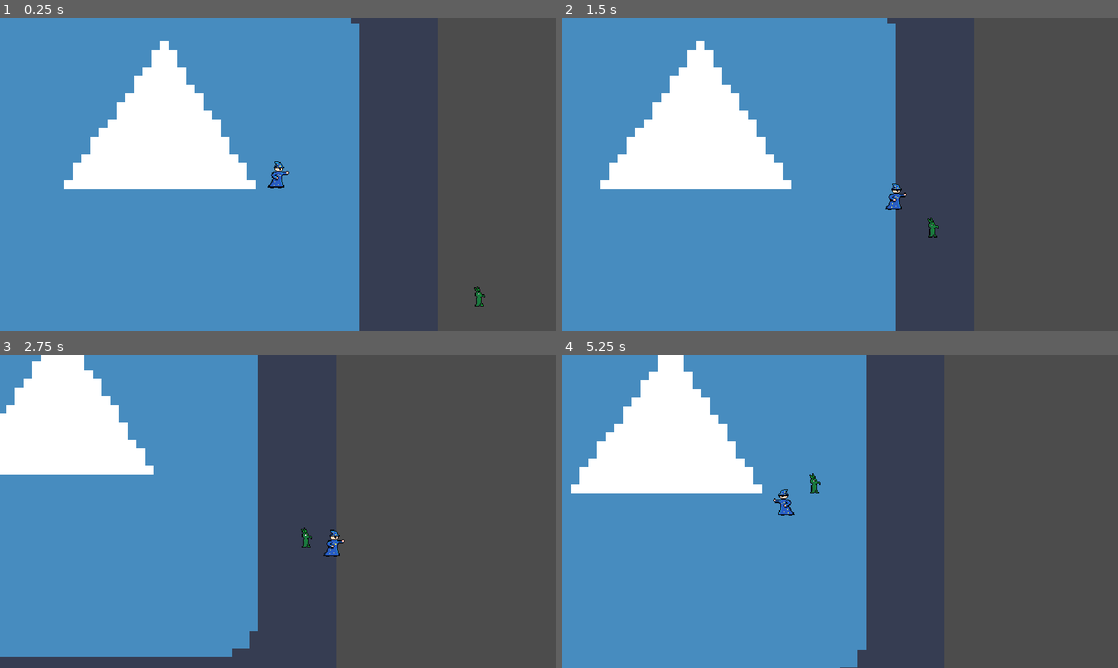
Above: before the commit, frames 1-4 (two rows, left to right).
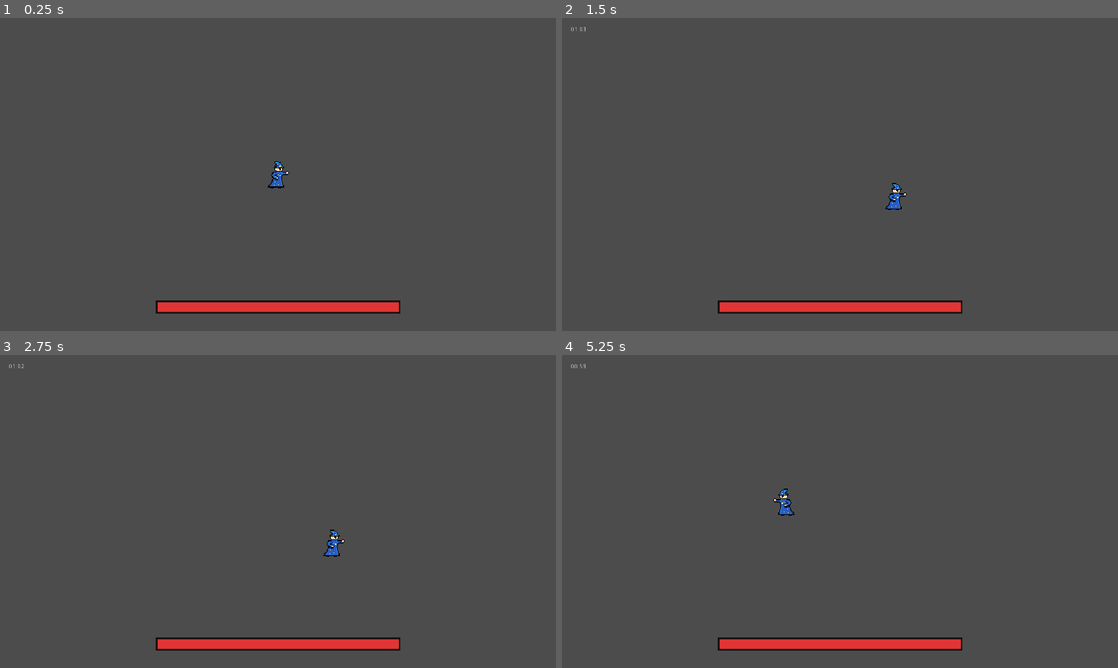
Above: after the commit, the same moments.

Repository: Olimarrex/ld-50
Game: Godot game, scene res://Scenes/Instances/test.tscn
Two runs of this game, one before a commit and one after it. Both use one fixed random seed, a clock stepped at 60 frames per second and the inputs below. After the commit the project has no main scene; this scene is started directly in both runs. The engine's default icon, where the game draws it, is replaced by a stand-in: a white triangle on a blue panel in a dark square.
Inputs:
- Up to frame 1 (0.25 s): no input
- Up to frame 2 (1.5 s): hold D (right) 0.53-1.28 s; hold S (down) from 1.28 s (still down)
- Up to frame 3 (2.75 s): release S (down) at 2.03 s; hold D (right) from 2.03 s (still down)
- Up to frame 4 (5.25 s): release D (right) at 2.78 s; hold W (up) 2.78-3.53 s; hold A (left) 3.53-5.03 s; hold S (down) from 5.03 s (still down)

The runs differ from the first frame. In frame 1, 65% of the frame differs, in the area x 0-88%, y 0-100%; in frame 2, 60%; in frame 3, 46%; in frame 4, 55%.

Commit message:
Basic UI stuff

Diff:
--- /dev/null
+++ b/Scenes/Instances/playerUI.gd
@@ -0,0 +1,37 @@
+extends Control
+
+var startingTime = 64
+var currentTime = null
+var timer
+var minutes
+var seconds
+
+func _ready():
+	timer = Timer.new()
+	self.add_child(timer)
+	timer.connect("timeout", self, "countdown")
+	timer.set_wait_time(1.0)
+	timer.set_one_shot(false)
+	timer.start()
+
+func countdown():
+	if currentTime == null:
+		currentTime = startingTime
+		currentTime -= 1
+	else:
+		currentTime -= 1
+	updateTime()
+
+func updateTime():
+	minutes = int(currentTime/60)
+	seconds = ((float(currentTime)/float(60)) - float(minutes)) * float(60)
+	if minutes < 10:
+		if seconds < 10:
+			$Time.text = "0" + str(minutes) + ":0" + str(seconds)
+		else:
+			$Time.text = "0" + str(minutes) + ":" + str(seconds)
+	else:
+		if seconds < 10:
+			$Time.text = str(minutes) + ":0" + str(seconds)
+		else:
+			$Time.text = str(minutes) + ":" + str(seconds)
--- /dev/null
+++ b/Scenes/Instances/playerUI.tscn
@@ -0,0 +1,27 @@
+[gd_scene load_steps=5 format=2]
+
+[ext_resource path="res://Art/UI/healthBarOver.png" type="Texture" id=1]
+[ext_resource path="res://Art/UI/healthBarUnder.png" type="Texture" id=2]
+[ext_resource path="res://Art/UI/healthBarProgress.png" type="Texture" id=3]
+[ext_resource path="res://Scenes/Instances/playerUI.gd" type="Script" id=4]
+
+[node name="playerUI" type="Control"]
+anchor_right = 1.0
+anchor_bottom = 1.0
+script = ExtResource( 4 )
+
+[node name="healthBar" type="TextureProgress" parent="."]
+margin_left = 359.0
+margin_top = 650.0
+margin_right = 922.0
+margin_bottom = 680.0
+value = 100.0
+texture_under = ExtResource( 2 )
+texture_over = ExtResource( 1 )
+texture_progress = ExtResource( 3 )
+
+[node name="Time" type="Label" parent="."]
+margin_left = 20.0
+margin_top = 20.0
+margin_right = 200.0
+margin_bottom = 78.0
--- a/Scenes/Instances/test.tscn
+++ b/Scenes/Instances/test.tscn
@@ -1,18 +1,13 @@
-[gd_scene load_steps=4 format=2]
+[gd_scene load_steps=3 format=2]
 
 [ext_resource path="res://Scenes/Instances/Player.tscn" type="PackedScene" id=1]
-[ext_resource path="res://Scenes/Instances/Gobbo.tscn" type="PackedScene" id=2]
-[ext_resource path="res://icon.png" type="Texture" id=3]
+[ext_resource path="res://Scenes/Instances/playerUI.tscn" type="PackedScene" id=2]
 
 [node name="test" type="Node2D"]
 
 [node name="Player" parent="." instance=ExtResource( 1 )]
+position = Vector2( 262, 284 )
 
-[node name="Gobbo" parent="." instance=ExtResource( 2 )]
-position = Vector2( 505, 311 )
+[node name="CanvasLayer" type="CanvasLayer" parent="."]
 
-[node name="Icon" type="Sprite" parent="."]
-position = Vector2( -272, -7 )
-scale = Vector2( 20, 20 )
-z_index = -2
-texture = ExtResource( 3 )
+[node name="playerUI" parent="CanvasLayer" instance=ExtResource( 2 )]
--- a/project.godot
+++ b/project.godot
@@ -8,14 +8,9 @@
 
 config_version=4
 
-_global_script_classes=[  ]
-_global_script_class_icons={
-}
-
 [application]
 
 config/name="Ld- 50"
-run/main_scene="res://Scenes/Instances/test.tscn"
 config/icon="res://icon.png"
 
 [display]
Binary file added: Art/UI/healthBarOver.png
Not shown, added: Art/UI/healthBarOver.png.import
Binary file added: Art/UI/healthBarProgress.png
Not shown, added: Art/UI/healthBarProgress.png.import
Binary file added: Art/UI/healthBarUnder.png
Not shown, added: Art/UI/healthBarUnder.png.import
